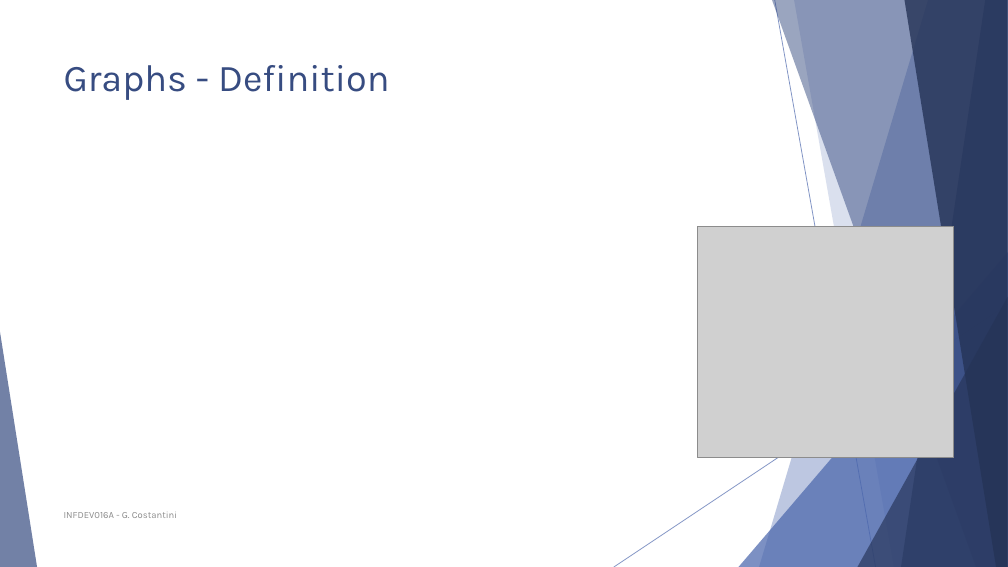
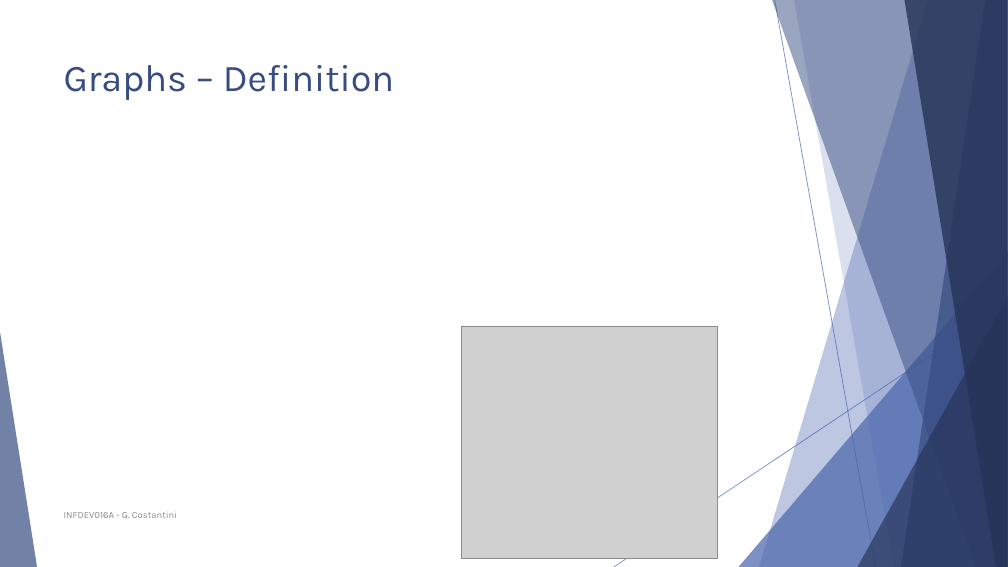
Before and after one commit to polyanos/INFDEV01-6A, a slide deck: slide 5 of Slides/Week 5 - Graphs.pptx. Drawn at 1008x567 pixels with LibreOffice and Linux fonts; fonts in the diff are those of the drawing; grey boxes stand for pictures. Boxes give left, top, right and bottom in pixels: in the first picture for what was removed or moved away, otherwise in the second. Text is boxed around its words. In the diff, an @@ line names an element or a change of style, - is before the commit and + after.

```diff
--- a/Slides/Week 5 - Graphs.pptx
+++ b/Slides/Week 5 - Graphs.pptx
@@ title at <box>64,65,394,100</box>: text changed @@
-Graphs - Definition
+Graphs – Definition
@@ picture: place and size @@
-picture at <box>697,226,954,457</box>
+picture at <box>461,327,718,558</box>
```
Also in this commit, not shown: 28 other slides changed, 1 slide added.
